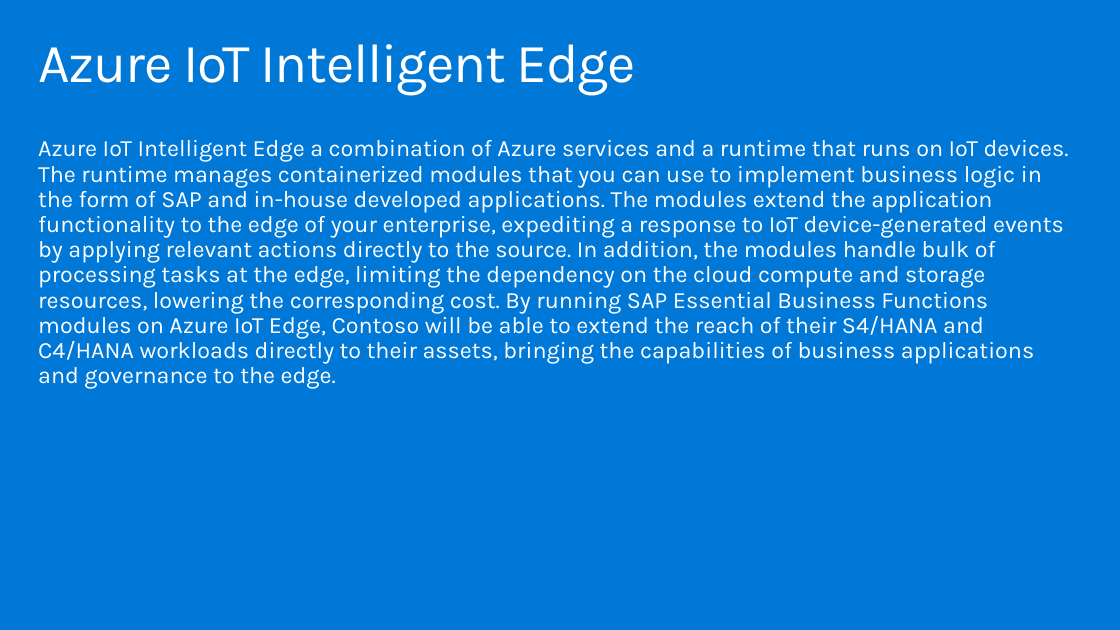
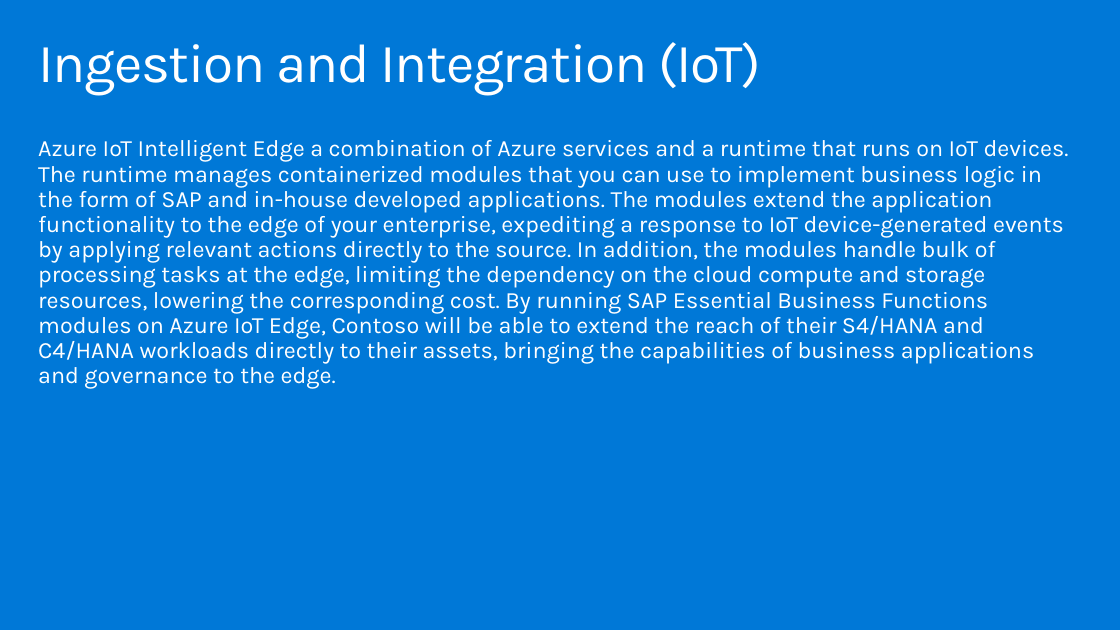
Before and after one commit to DawnmarieDesJardins/MCW-SAP-plus-extend-and-innovate, a slide deck: slide 24 of Whiteboard design session/WDS trainer presentation - SAP_plus_extend_and_innovate.pptx. Drawn at 1120x630 pixels with LibreOffice and Linux fonts; fonts in the diff are those of the drawing. Boxes give left, top, right and bottom in pixels: in the first picture for what was removed or moved away, otherwise in the second. Text is boxed around its words. In the diff, an @@ line names an element or a change of style, - is before the commit and + after.

```diff
--- a/Whiteboard design session/WDS trainer presentation - SAP_plus_extend_and_innovate.pptx
+++ b/Whiteboard design session/WDS trainer presentation - SAP_plus_extend_and_innovate.pptx
@@ title at box(38, 42, 761, 96): text changed @@
-Azure IoT Intelligent Edge
+Ingestion and Integration (IoT)
```
Also in this commit, not shown: 27 other slides changed, 3 slides added, 3 other files.
